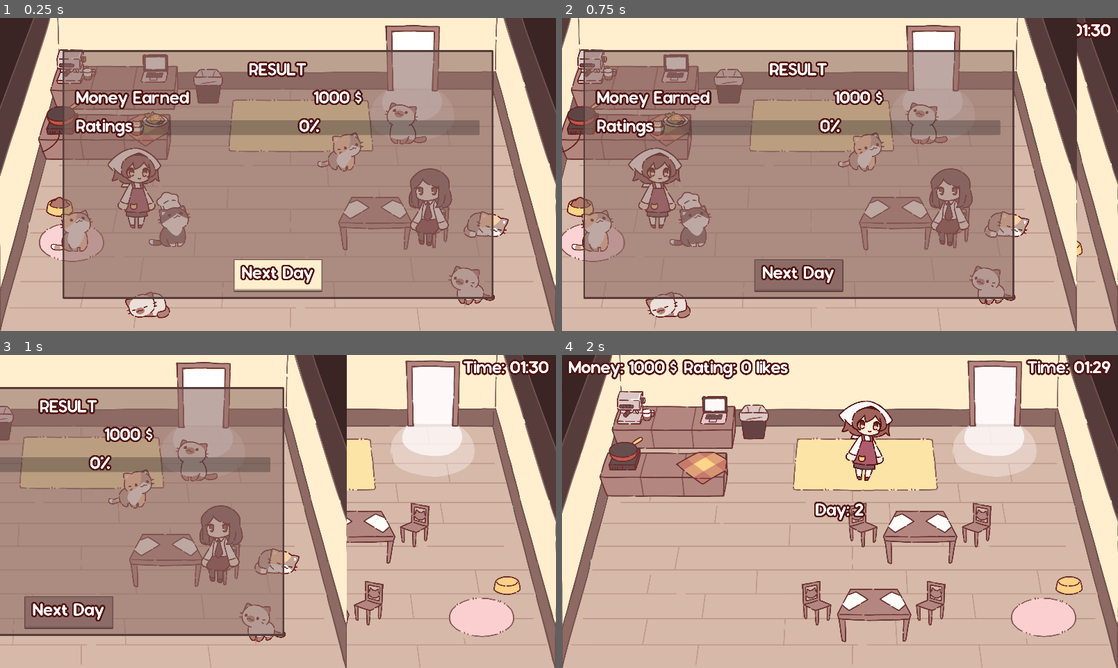
Above: before the commit, frames 1-4 (two rows, left to right).
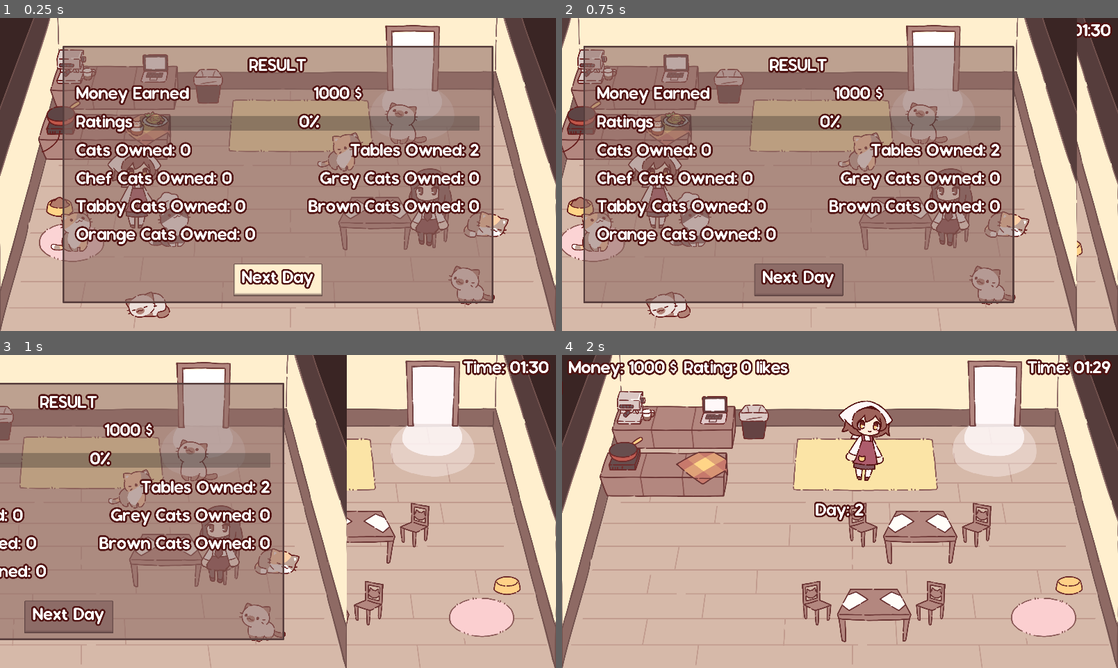
Above: after the commit, the same moments.

Repository: NuTrynity/Little-Cat-Cafe
Game: Godot game, scene res://Nodes/UI/result_screen.tscn
The game is run twice, just before and just after one commit, with the same random seed, the same clock (stepped at 60 frames per second) and the same inputs. This scene is started directly instead of the project's main scene.
Inputs (mouse positions are in pixels of both pictures, inside the frame that each line leads up to):
- Up to frame 1 (0.25 s): no input
- Up to frame 2 (0.75 s): click "Next Day" at 0.5 s
- Up to frame 3 (1 s): no input
- Up to frame 4 (2 s): move the mouse to (962, 495) at 1.27 s; hold Right (move_right) from 1.28 s (still down); hold E (interact) from 1.28 s (still down); click (962, 495) at 1.42 s

The runs differ from the first frame. In frame 1, 15% of the frame differs, in the area x 11-89%, y 8-92%; in frame 2, 15%; in frame 3, 9.1%; in frame 4, nothing differs.

Commit message:
added counting system on the result screen

Diff:
--- a/Nodes/UI/result_screen.tscn
+++ b/Nodes/UI/result_screen.tscn
@@ -93,6 +93,63 @@
 theme_override_styles/fill = SubResource("StyleBoxFlat_sfa2f")
 value = 50.0
 
+[node name="Items" type="VBoxContainer" parent="CenterContainer/PanelContainer/Screen"]
+layout_mode = 2
+theme_override_constants/separation = 64
+
+[node name="row1" type="HBoxContainer" parent="CenterContainer/PanelContainer/Screen/Items"]
+layout_mode = 2
+
+[node name="cats" type="Label" parent="CenterContainer/PanelContainer/Screen/Items/row1"]
+unique_name_in_owner = true
+layout_mode = 2
+text = "Item Owned:"
+
+[node name="tables" type="Label" parent="CenterContainer/PanelContainer/Screen/Items/row1"]
+unique_name_in_owner = true
+layout_mode = 2
+size_flags_horizontal = 3
+text = "Item Owned:"
+horizontal_alignment = 2
+
+[node name="row2" type="HBoxContainer" parent="CenterContainer/PanelContainer/Screen/Items"]
+layout_mode = 2
+
+[node name="chefcat" type="Label" parent="CenterContainer/PanelContainer/Screen/Items/row2"]
+unique_name_in_owner = true
+layout_mode = 2
+text = "Item Owned:"
+
+[node name="greycat" type="Label" parent="CenterContainer/PanelContainer/Screen/Items/row2"]
+unique_name_in_owner = true
+layout_mode = 2
+size_flags_horizontal = 3
+text = "Item Owned:"
+horizontal_alignment = 2
+
+[node name="row3" type="HBoxContainer" parent="CenterContainer/PanelContainer/Screen/Items"]
+layout_mode = 2
+
+[node name="tabbycat" type="Label" parent="CenterContainer/PanelContainer/Screen/Items/row3"]
+unique_name_in_owner = true
+layout_mode = 2
+text = "Item Owned:"
+
+[node name="browncat" type="Label" parent="CenterContainer/PanelContainer/Screen/Items/row3"]
+unique_name_in_owner = true
+layout_mode = 2
+size_flags_horizontal = 3
+text = "Item Owned:"
+horizontal_alignment = 2
+
+[node name="row4" type="HBoxContainer" parent="CenterContainer/PanelContainer/Screen/Items"]
+layout_mode = 2
+
+[node name="orangecat" type="Label" parent="CenterContainer/PanelContainer/Screen/Items/row4"]
+unique_name_in_owner = true
+layout_mode = 2
+text = "Item Owned:"
+
 [node name="Control" type="Control" parent="CenterContainer/PanelContainer/Screen"]
 layout_mode = 2
 size_flags_vertical = 3
--- a/Scripts/UIScripts/result_screen.gd
+++ b/Scripts/UIScripts/result_screen.gd
@@ -15,6 +15,31 @@
 	money.text = str(GlobalScript.cash_on_hand) + " $"
 	progress_bar.value = player_resource.rating
 
+	##Items Owned Sections##
+	%cats.text = "Cats Owned: " + str(count_all(GlobalScript.shop))
+	%tables.text = "Tables Owned: " + str(count_specific(GlobalScript.items_owned["table"]))
+	%chefcat.text = "Chef Cats Owned: " + str(count_specific(GlobalScript.shop[0]))
+	%greycat.text = "Grey Cats Owned: " + str(count_specific(GlobalScript.shop[1]))
+	%tabbycat.text = "Tabby Cats Owned: " + str(count_specific(GlobalScript.shop[2]))
+	%browncat.text = "Brown Cats Owned: " + str(count_specific(GlobalScript.shop[3]))
+	%orangecat.text = "Orange Cats Owned: " + str(count_specific(GlobalScript.shop[4]))
+	##Items Owned Sections##
+
+func count_all(data): #Counts all owned items in a Dictionary
+	var amt : int
+	var items = data
+	for item_index in items:
+		for x in range(items[item_index]["owned"]):
+			amt += 1
+	return amt
+
+func count_specific(data): #Counts only a specific owned item in a Dictionary
+	var amt : int
+	var items = data
+	for x in range(data["owned"]):
+		amt += 1
+	return amt
+
 func _on_next_day_pressed():
 	GlobalScript.days += 1
 	SceneChanger.change_scene("res://scene_0.tscn", "slide_left")
